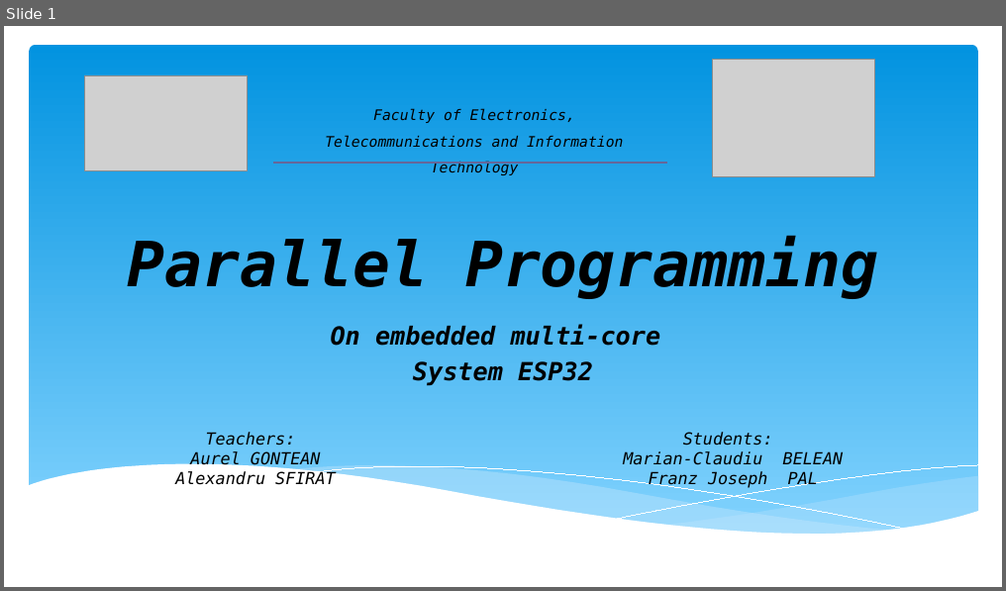
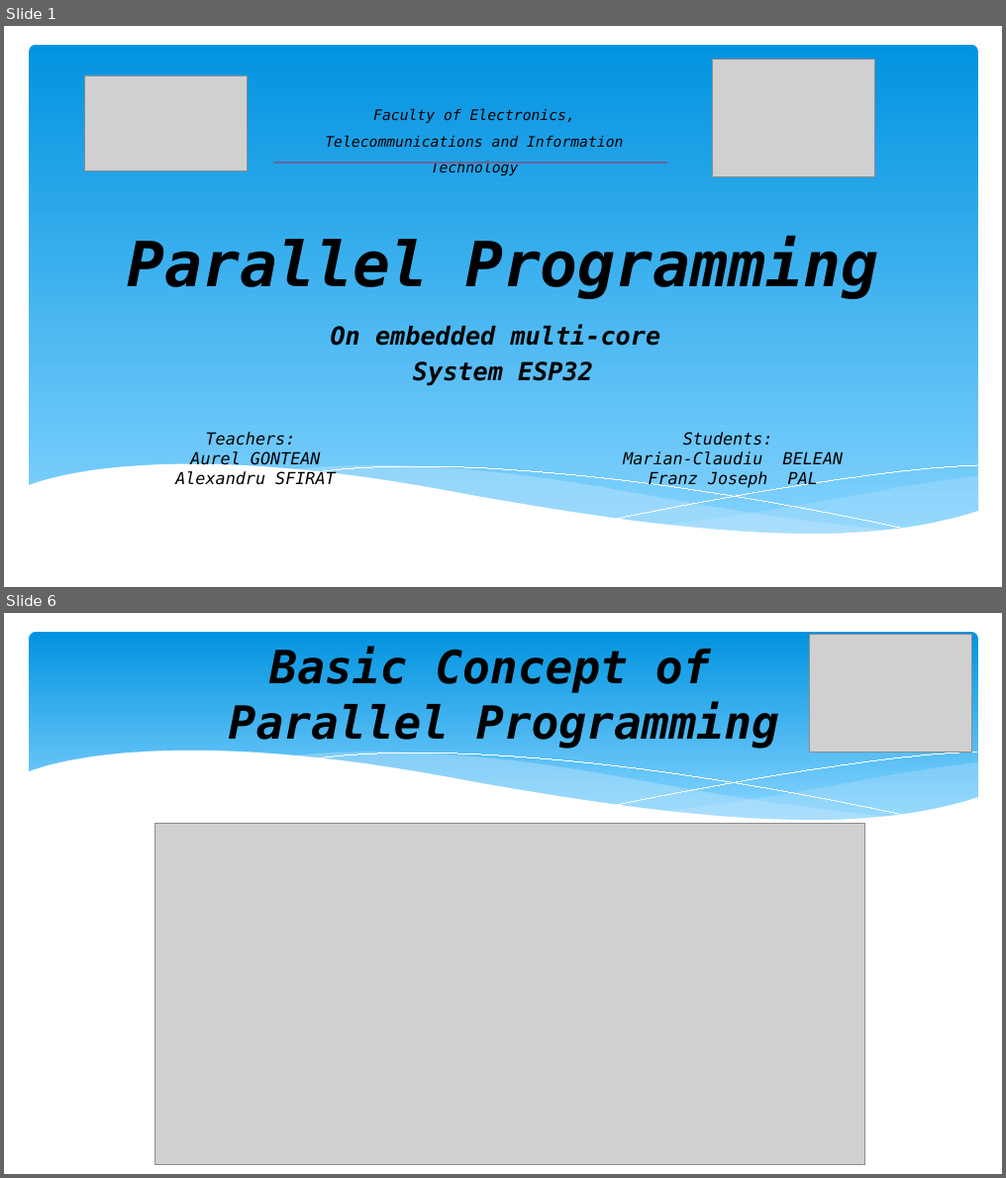
Before and after one commit to josephpal/esp32-ParallelProgramming, a slide deck: presentation/2019-11-05 - Presentation TMP Project.pptx. Shown one above the other, each under a label of ours: slide 1 before the commit, slides 1 and 6 after it; the slides between them are not shown. The pictures are 1006x591 and 1006x1178 pixels, drawn with LibreOffice and Linux fonts; fonts in the diff are those of the drawing; grey boxes stand for pictures. Boxes give left, top, right and bottom in pixels: in the first picture for what was removed or moved away, otherwise in the second. Text is boxed around its words. In the diff, an @@ line names an element or a change of style, - is before the commit and + after.

```diff
--- a/presentation/2019-11-05 - Presentation TMP Project.pptx
+++ b/presentation/2019-11-05 - Presentation TMP Project.pptx
@@ slide 6 added at (4,613,1002,1174), background #FFFFFF @@
@@ rounded rectangle added at (29,632,978,834), fill gradient #0293E0 to #83D3FE @@
@@ picture added at (810,635,972,753) @@
@@ title added at (229,647,779,749), 44 pt, text #000000, bold, italic @@
+Basic Concept of
+Parallel Programming
@@ group added at (27,751,979,860): 5 freeform shapes @@
@@ picture added at (155,823,865,1164) @@
```
Also in this commit, not shown: 3 slides changed, 4 other slides added, 4 slides removed, 2 other files.
